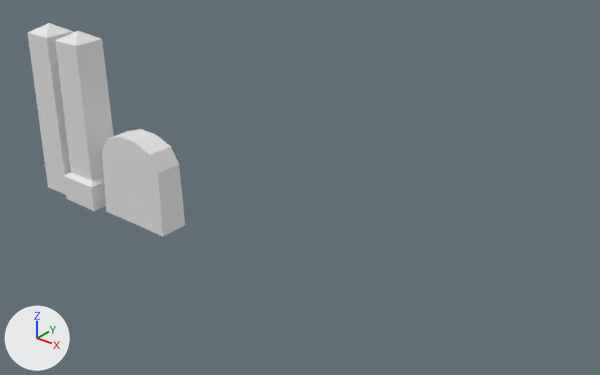
Before and after pictures for a commit that changed the Blender file resources/data/misc.blend.
Camera for both pictures: a 50 mm camera at (4.71, -3.22, 2.63) aimed at (2.0, 0.16, 0.53). Lighting does not change. The marker at lower left points along +X, +Y and +Z.

In view in the first picture: 'grave01', 'obelisk01', 'obelisk02'.
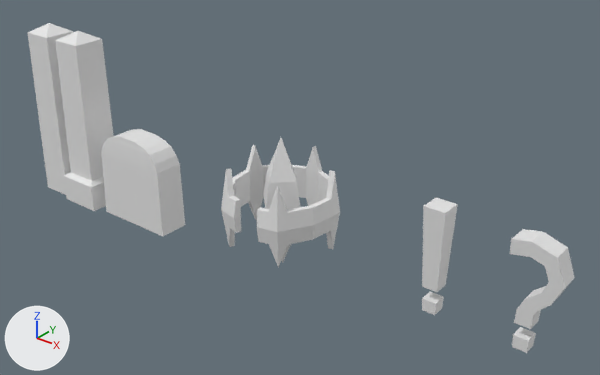
Pixel boxes [x1, y1, x2, y2] of what changed, in the pictures (600 x 375 px):
```json
{"object": "pylon01", "change": "added", "after": [221, 138, 340, 268]}
{"object": "questionMark", "change": "added", "after": [510, 229, 575, 353]}
{"object": "exclamationMark", "change": "added", "after": [422, 197, 458, 315]}
```

Edits to the scene script, one JSON object a line:
```json
{"op": "add", "block": "me_exclamationmark", "code": ["me_exclamationmark = bpy.data.meshes.new('exclamationMark')", "me_exclamationmark.from_pydata(...)  # 16 vertices, 12 faces; spans x -0.06..0.06, y -0.06..0.06, z 0.2..0.8"]}
{"op": "add", "block": "me_questionmark", "code": ["me_questionmark = bpy.data.meshes.new('questionMark')", "me_questionmark.from_pydata(...)  # 40 vertices, 36 faces; spans x -0.1..0.173, y -0.06..0.06, z 0.2..0.8"]}
{"op": "add", "block": "me_pylon01", "code": ["me_pylon01 = bpy.data.meshes.new('pylon01')", "me_pylon01.from_pydata(...)  # 119 vertices, 118 faces; spans x -0.33..0.33, y -0.309..0.347, z 0.1..0.9"]}
{"op": "add", "block": "ob_exclamationmark", "code": ["ob_exclamationmark = bpy.data.objects.new('exclamationMark', me_exclamationmark)", "ob_exclamationmark.location = (3.0, 0.0, 0.0)"]}
{"op": "add", "block": "ob_questionmark", "code": ["ob_questionmark = bpy.data.objects.new('questionMark', me_questionmark)", "ob_questionmark.location = (3.5, 0.0, 0.0)"]}
{"op": "add", "block": "ob_pylon01", "code": ["ob_pylon01 = bpy.data.objects.new('pylon01', me_pylon01)", "ob_pylon01.location = (2.0, 0.0, 0.0)"]}
```
